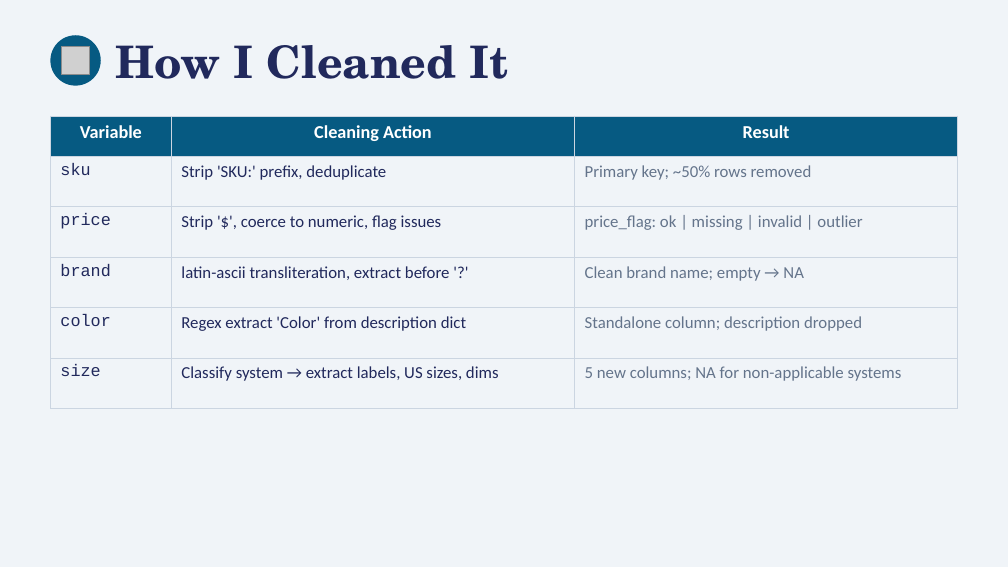
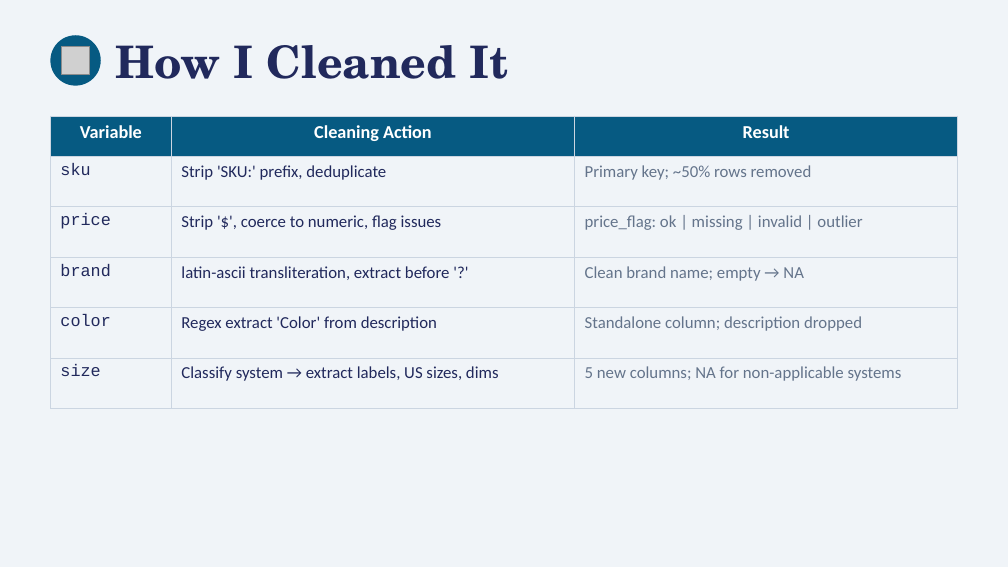
Before and after one commit to NMelville2000/Shein_Data_Cleaning_Assignment, a slide deck: slide 6 of SHEIN_Data_Cleaning_Presentation.pptx. Drawn at 1008x567 pixels with LibreOffice and Linux fonts; fonts in the diff are those of the drawing; grey boxes stand for pictures. Boxes give left, top, right and bottom in pixels: in the first picture for what was removed or moved away, otherwise in the second. Text is boxed around its words. In the diff, an @@ line names an element or a change of style, - is before the commit and + after.

```diff
--- a/SHEIN_Data_Cleaning_Presentation.pptx
+++ b/SHEIN_Data_Cleaning_Presentation.pptx
@@ table at (50,116,958,408) @@
-row 5, column 2: Regex extract 'Color' from description dict
+row 5, column 2: Regex extract 'Color' from description
```
Also in this commit, not shown: 4 other slides changed, 1 slide added, 2 other files.
